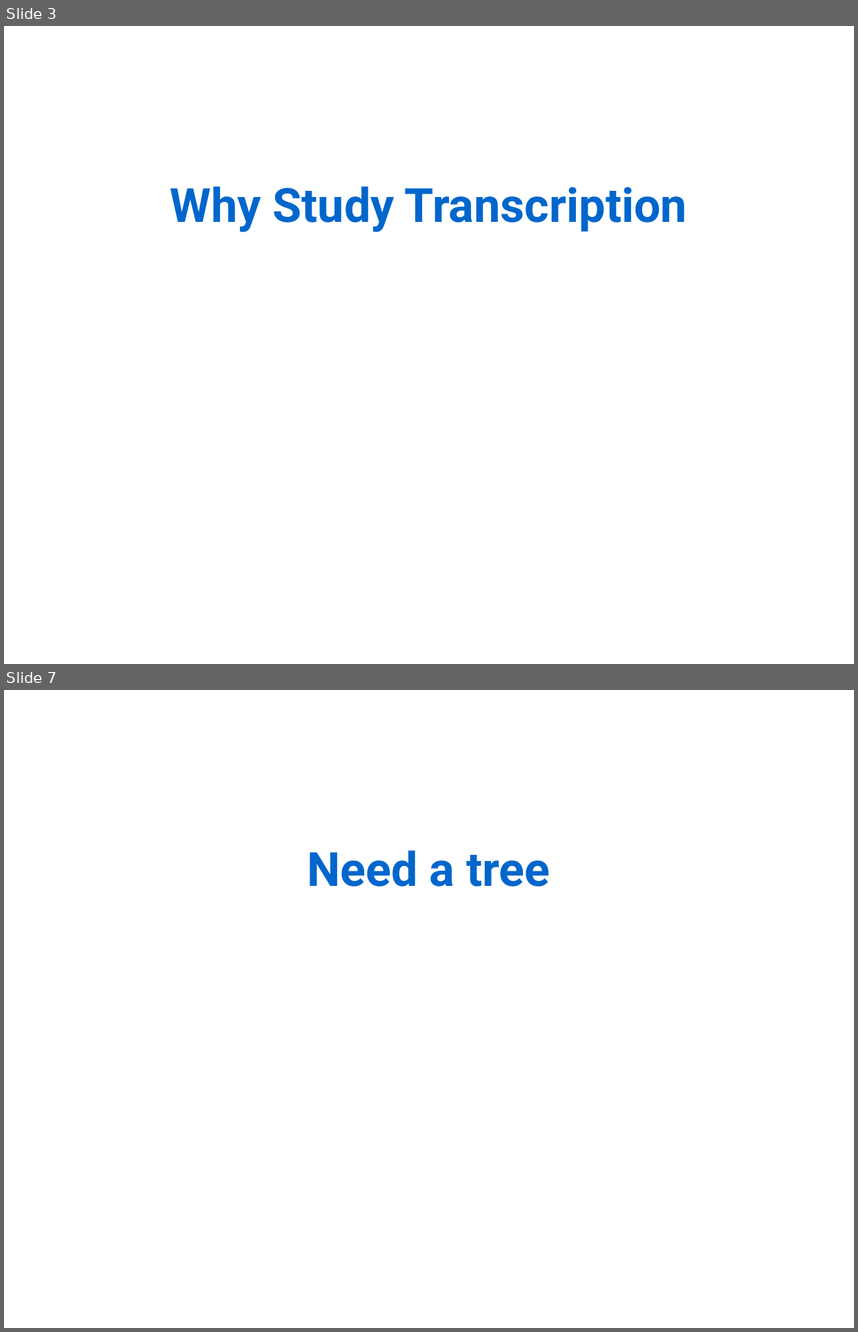
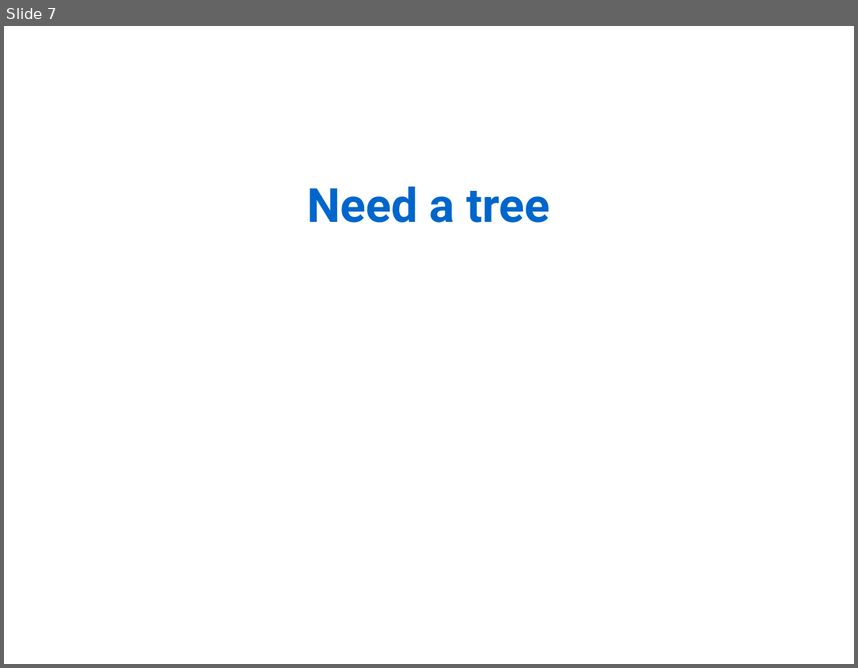
Before and after one commit to Rekyt/lynchlabpresentation2014, a slide deck: LabMeetingPresentation.odp. Shown one above the other, each under a label of ours: slides 3 and 7 before the commit, slide 7 after it; the slides between them are not shown. The pictures are 858x1332 and 858x668 pixels, drawn with LibreOffice and Linux fonts; fonts in the diff are those of the drawing. Boxes give left, top, right and bottom in pixels: in the first picture for what was removed or moved away, otherwise in the second. Text is boxed around its words. In the diff, an @@ line names an element or a change of style, - is before the commit and + after.

```diff
--- a/LabMeetingPresentation.odp
+++ b/LabMeetingPresentation.odp
@@ slide 3 removed at <box>4,26,854,664</box>, background #FFFFFF @@
@@ text removed at <box>170,186,687,232</box> @@
-Why Study Transcription
```
Also in this commit, not shown: 9 slides changed, 3 slides added, 2 other slides removed.
